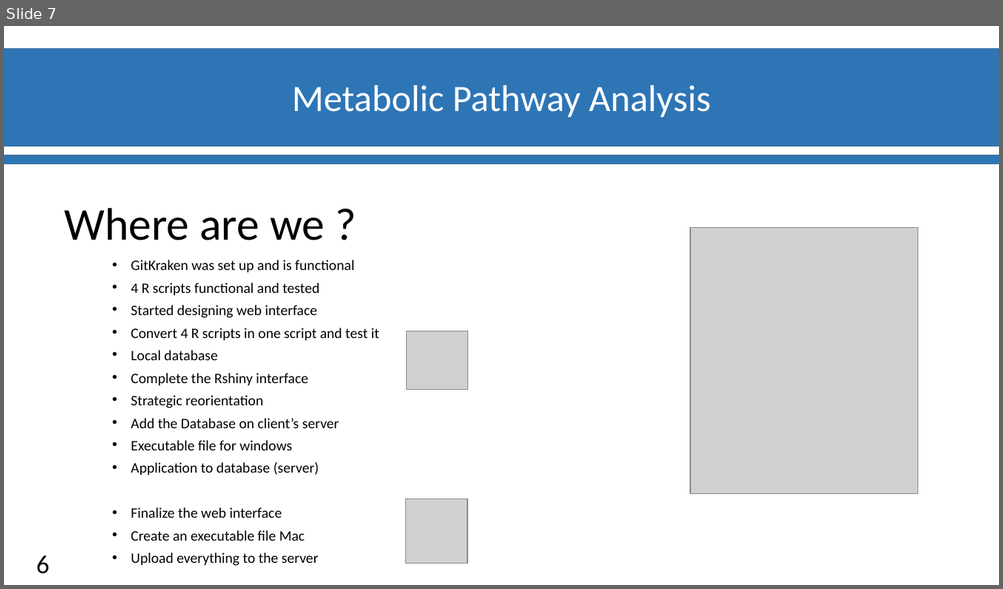
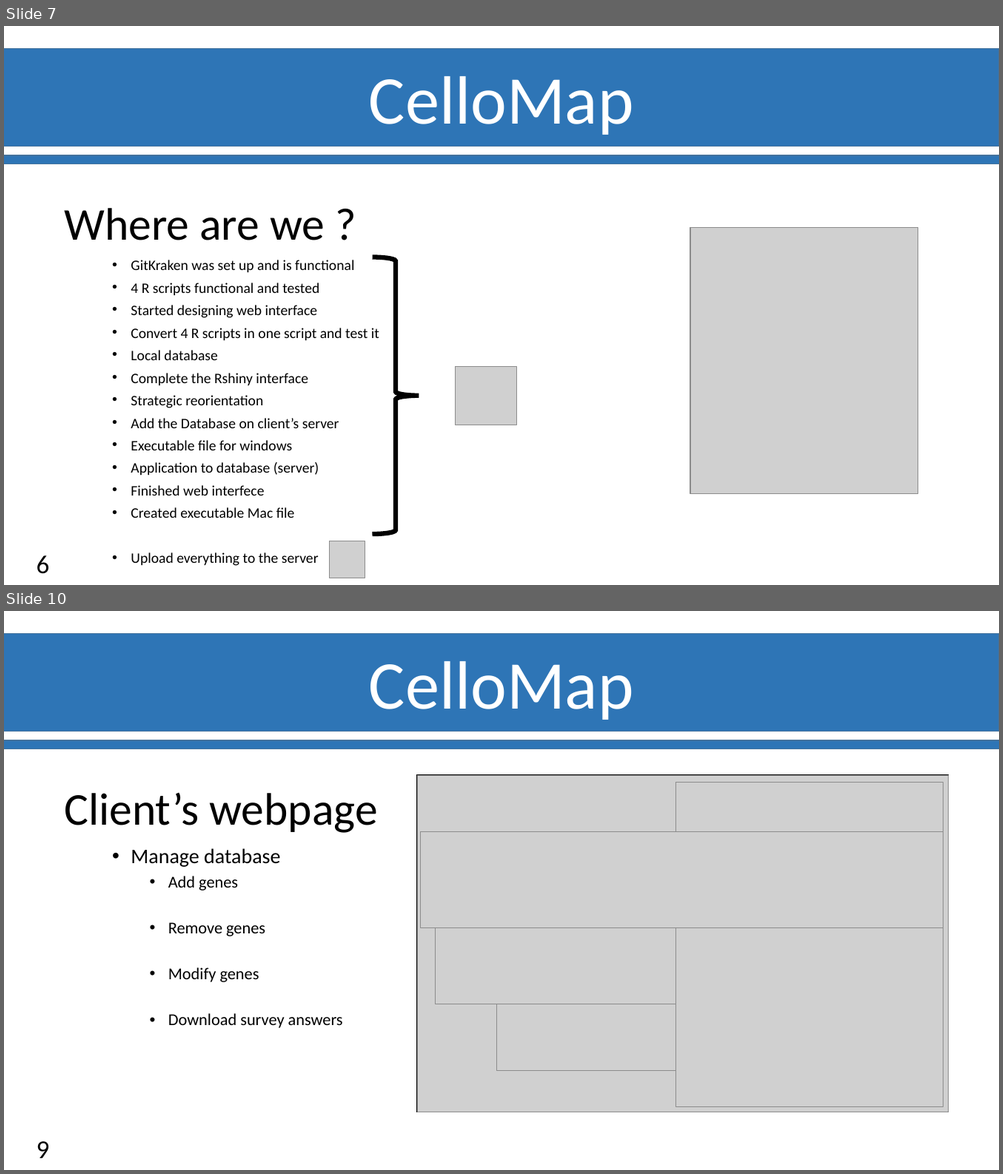
Before and after one commit to Ylefol/projet-INSERM_V5, a slide deck: Slides/Diapos_Suivit_projet.pptx. Shown one above the other, each under a label of ours: slide 7 before the commit, slides 7 and 10 after it; the slides between them are not shown. The pictures are 1003x589 and 1003x1174 pixels, drawn with LibreOffice and Linux fonts; fonts in the diff are those of the drawing; grey boxes stand for pictures; background and template pictures are left out. Boxes give left, top, right and bottom in pixels: in the first picture for what was removed or moved away, otherwise in the second. Text is boxed around its words. In the diff, an @@ line names an element or a change of style, - is before the commit and + after.

```diff
--- a/Slides/Diapos_Suivit_projet.pptx
+++ b/Slides/Diapos_Suivit_projet.pptx
@@ slide 10 added at [4, 611, 999, 1170], background #FFFFFF; not listed: 3 template elements that a slide beside it also shows @@
@@ rectangle added at [417, 775, 948, 1113], fill #D0CECE, outline #000000 1 pt @@
@@ picture added at [418, 776, 948, 1113] @@
@@ picture added at [675, 783, 942, 1108] @@
@@ text added at [64, 793, 377, 833], 44 pt, text #000000 @@
+Client’s webpage
@@ picture added at [421, 832, 942, 928] @@
@@ text added at [131, 849, 343, 1028], 16 pt, text #000000 @@
+• Manage database
+  • Add genes
+  • Remove genes
+  • Modify genes
+  • Download survey answers
@@ picture added at [435, 852, 942, 1005] @@
@@ picture added at [449, 834, 929, 928] @@
@@ picture added at [496, 843, 899, 1071] @@
@@ page number added at [37, 1142, 50, 1159], 25 pt, text #000000 @@
+9
@@ slide 7 changed as well @@
@@ text removed at [292, 85, 711, 117] @@
-Metabolic Pathway Analysis
@@ text added at [369, 76, 634, 135], 66 pt, text #FFFFFF @@
+CelloMap
@@ right brace added at [373, 258, 419, 535], outline #000000 4.5 pt @@
@@ picture: place and size @@
-picture at [406, 331, 467, 390]
+picture at [455, 366, 517, 425]
@@ text at [131, 486, 295, 518]: text changed @@
-• Finalize the web interface
-• Create an executable file Mac
+• Finished web interfece
+• Created executable Mac file
@@ picture: place and size @@
-picture at [405, 500, 467, 564]
+picture at [330, 542, 365, 579]
```
Also in this commit, not shown: 3 other slides changed, 5 other slides added, 7 slides removed.
